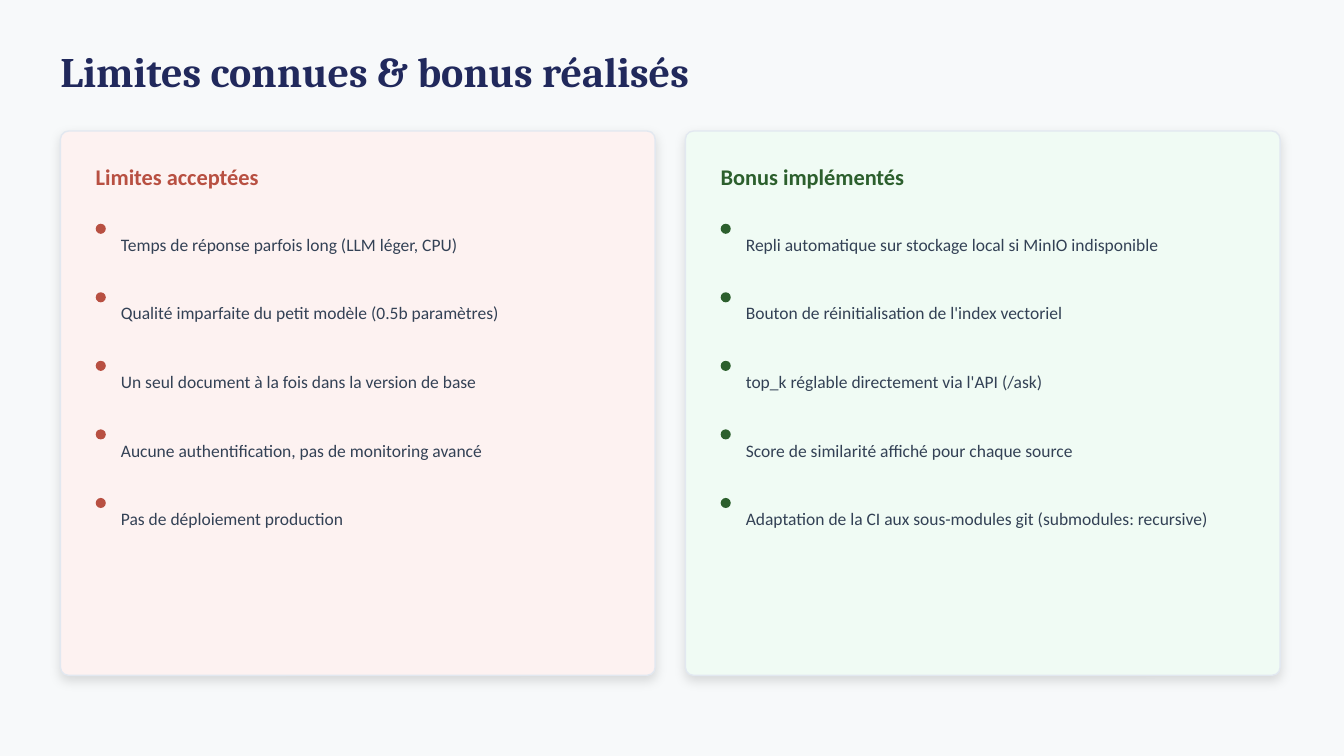
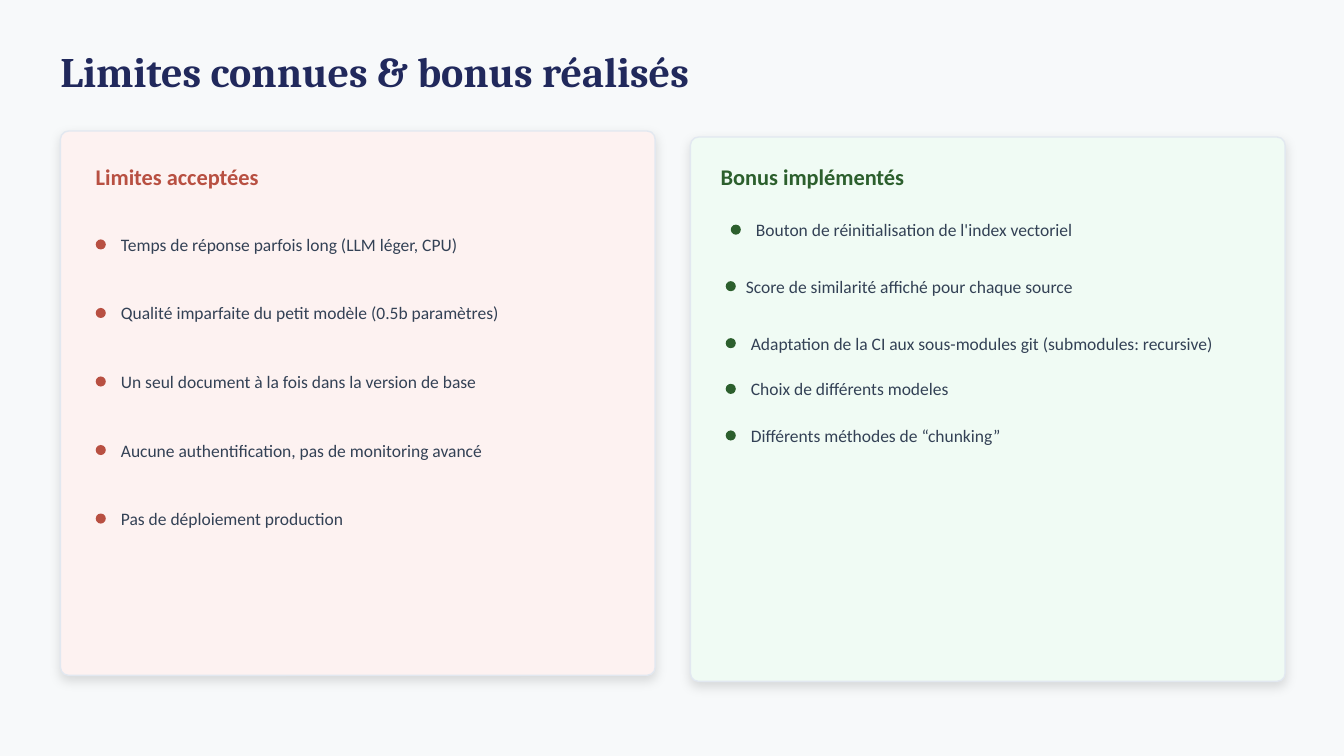
Before and after one commit to Dorsumsellae/eval_cloud, a slide deck: slide 10 of docs/presentation_rag.pptx. Drawn at 1344x756 pixels with LibreOffice and Linux fonts; fonts in the diff are those of the drawing. Boxes give left, top, right and bottom in pixels: in the first picture for what was removed or moved away, otherwise in the second. Text is boxed around its words. In the diff, an @@ line names an element or a change of style, - is before the commit and + after.

```diff
--- a/docs/presentation_rag.pptx
+++ b/docs/presentation_rag.pptx
@@ rounded rectangle: place and size @@
-rounded rectangle at (686,131,1280,676)
+rounded rectangle at (691,137,1286,682)
@@ text "Bouton de réinitialisation de l'index ...": place and size @@
-text "Bouton de réinitialisation de l'index ..." at (746,307,1062,319)
+text "Bouton de réinitialisation de l'index ..." at (756,224,1072,236)
@@ ellipse: place and size @@
-ellipse at (721,292,731,302)
+ellipse at (731,225,741,235)
@@ text removed at (746,239,1158,254) @@
-Repli automatique sur stockage local si MinIO indisponible
@@ text "Score de similarité affiché pour ...": place and size @@
-text "Score de similarité affiché pour ..." at (746,445,1072,460)
+text "Score de similarité affiché pour ..." at (746,281,1072,296)
@@ ellipse: place and size @@
-ellipse at (721,430,731,440)
+ellipse at (726,281,736,291)
@@ text "Adaptation de la CI aux ...": place and size @@
-text "Adaptation de la CI aux ..." at (746,512,1207,528)
+text "Adaptation de la CI aux ..." at (751,337,1212,353)
@@ ellipse: place and size @@
-ellipse at (721,498,731,508)
+ellipse at (726,338,736,348)
@@ ellipse: place and size @@
-ellipse at (721,361,731,371)
+ellipse at (726,384,736,394)
@@ text removed at (746,375,1042,391) @@
-top_k réglable directement via l'API (/ask)
@@ text added at (751,383,949,395), 12.5 pt, text #334155 @@
+Choix de différents modeles
@@ 5 ellipses: place and size @@
-5 ellipses at (96,224,106,508)
+5 ellipses at (96,240,106,523)
@@ ellipse: place and size @@
-ellipse at (721,224,731,234)
+ellipse at (726,431,736,441)
@@ text added at (751,429,1001,445), 12.5 pt, text #334155 @@
+Différents méthodes de “chunking”
```
Also in this commit, not shown: 1 other slide changed, 7 other files.
